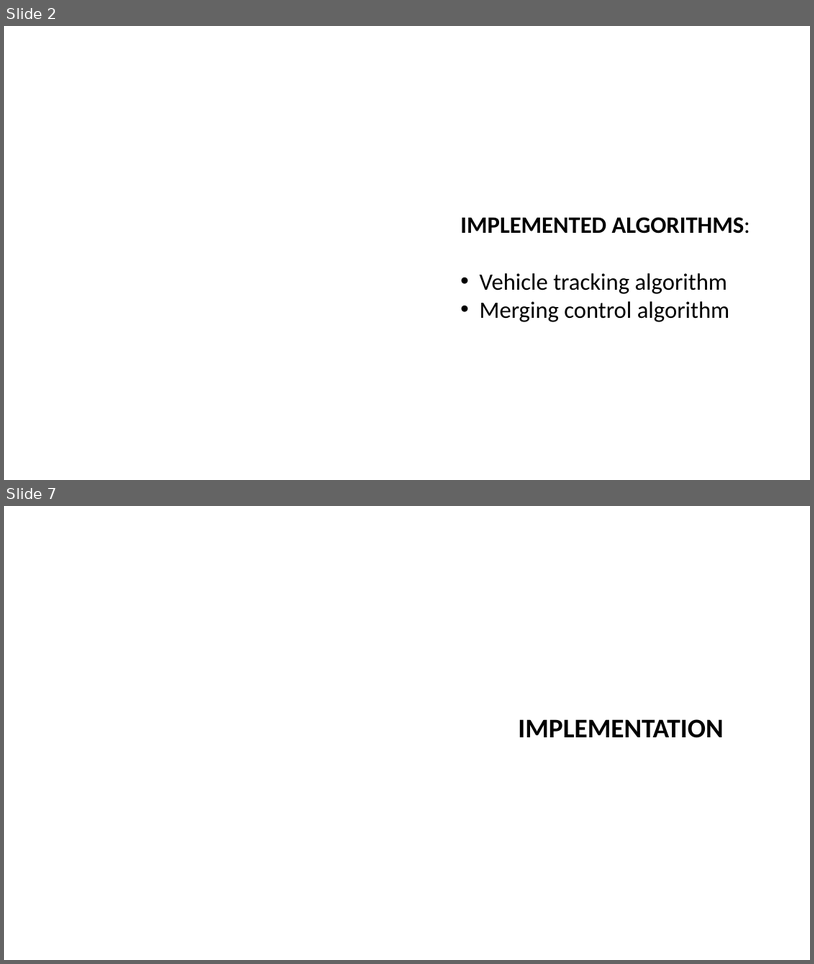
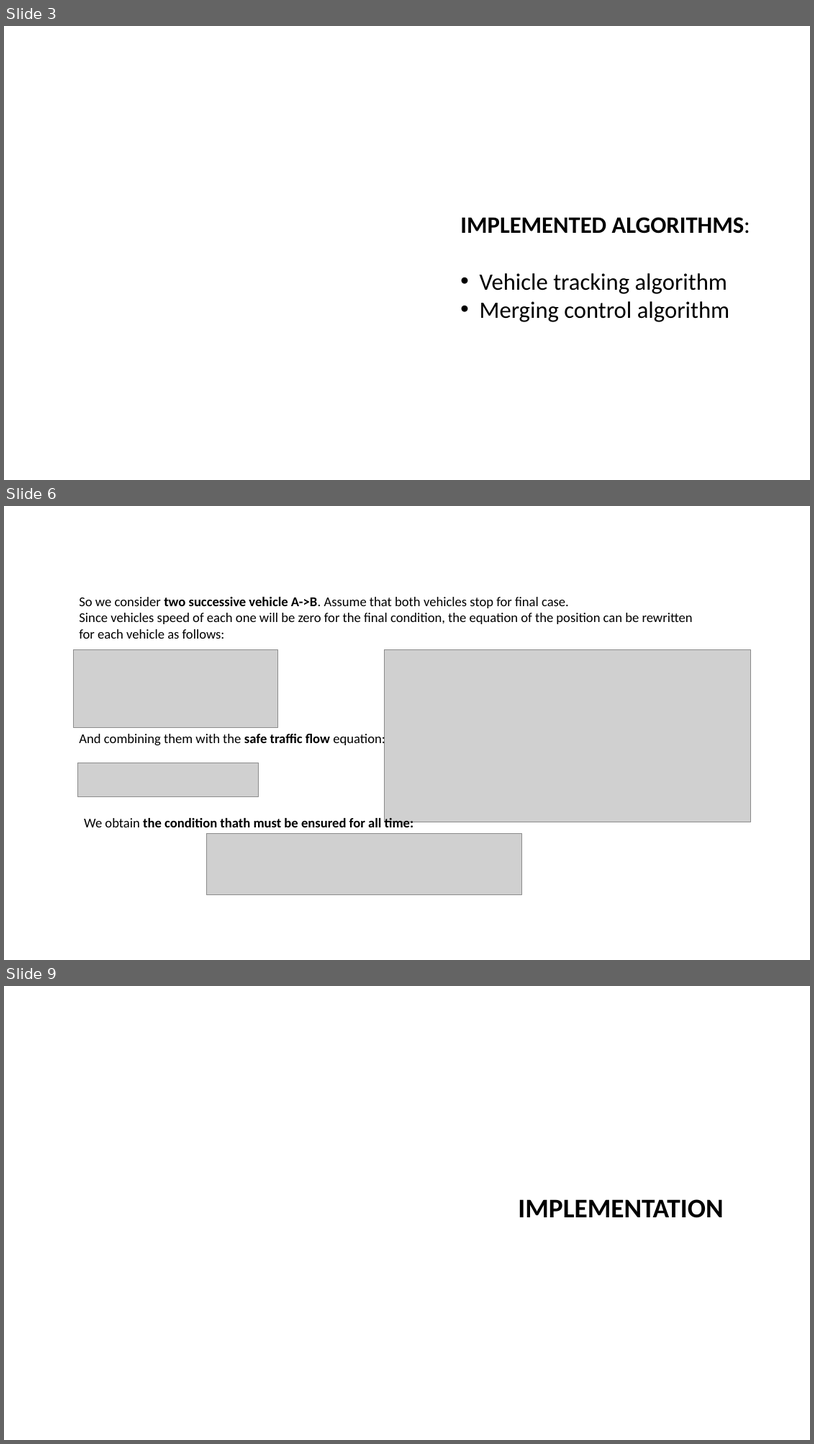
Before and after one commit to severisilvia/merging-simulation, a slide deck: Merging simulation.pptx. Shown one above the other, each under a label of ours: slides 2 and 7 before the commit, slides 3, 6 and 9 after it; the slides between them are not shown. The pictures are 814x964 and 814x1444 pixels, drawn with LibreOffice and Linux fonts; fonts in the diff are those of the drawing; grey boxes stand for pictures; background and template pictures are left out. Boxes give left, top, right and bottom in pixels: in the first picture for what was removed or moved away, otherwise in the second. Text is boxed around its words. In the diff, an @@ line names an element or a change of style, - is before the commit and + after.

```diff
--- a/Merging simulation.pptx
+++ b/Merging simulation.pptx
@@ slide 6 added at [4,506,810,960], background picture (left out) @@
@@ text added at [79,597,693,638], 16 pt, text #000000 @@
+So we consider two successive vehicle A->B. Assume that both vehicles stop for final case.
+Since vehicles speed of each one will be zero for the final condition, the equation of the position can be rewritten
+for each vehicle as follows:
@@ text added at [249,597,288,606], 28 pt, text #FFFFFF, bold @@
+Vehicle tracking algorithm (2)
@@ picture added at [74,649,278,727] @@
@@ picture added at [384,649,751,821] @@
@@ text added at [79,732,385,747], 16 pt, text #000000 @@
+And combining them with the safe traffic flow equation:
@@ picture added at [78,762,259,796] @@
@@ text added at [84,818,414,831], 16 pt, text #000000, bold @@
+We obtain the condition thath must be ensured for all time:
@@ picture added at [206,834,522,894] @@
@@ what was slide 2 is now slide 3 @@
@@ what was slide 7 is now slide 9 @@
```
Also in this commit, not shown: 9 slides changed, 8 other slides added, 5 slides removed, 1 other file.
